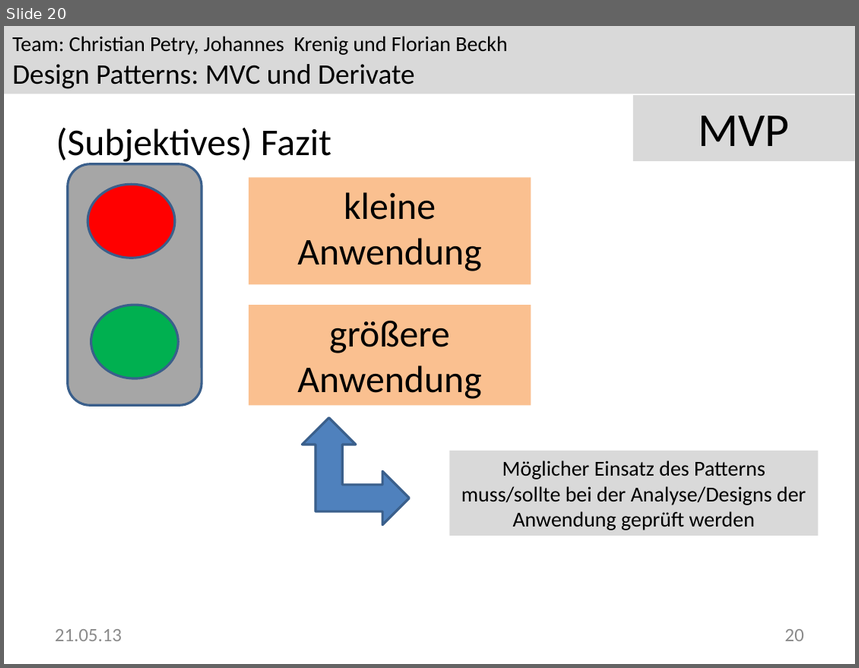
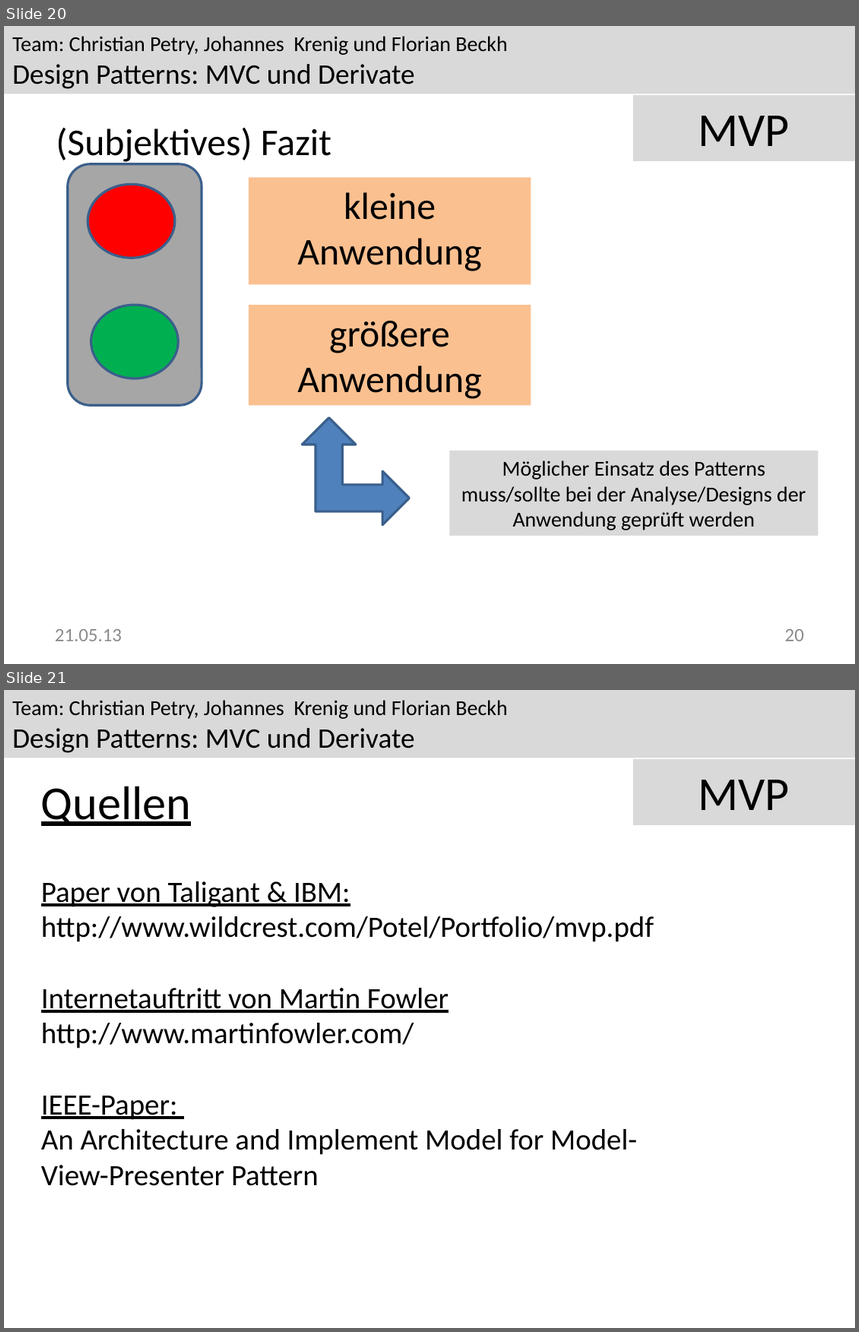
Before and after one commit to Greever/Design-Pattern-MVC, a slide deck: Dokumentation/Praesentation/MVP.pptx. Shown one above the other, each under a label of ours: slide 20 before the commit, slides 20 and 21 after it. The pictures are 859x668 and 859x1332 pixels, drawn with LibreOffice and Linux fonts; fonts in the diff are those of the drawing; background and template pictures are left out. Boxes give left, top, right and bottom in pixels: in the first picture for what was removed or moved away, otherwise in the second. Text is boxed around its words. In the diff, an @@ line names an element or a change of style, - is before the commit and + after.

```diff
--- a/Dokumentation/Praesentation/MVP.pptx
+++ b/Dokumentation/Praesentation/MVP.pptx
@@ slide 21 added at box(4, 690, 855, 1328), background #FFFFFF; not listed: 2 template elements that a slide beside it also shows @@
@@ text added at box(41, 786, 191, 826), 40 pt, text #000000, underline @@
+Quellen
@@ text added at box(41, 882, 654, 1186), 25 pt, text #000000 @@
+Paper von Taligant & IBM:
+http://www.wildcrest.com/Potel/Portfolio/mvp.pdf
+Internetauftritt von Martin Fowler
+http://www.martinfowler.com/
+IEEE-Paper:
+An Architecture and Implement Model for Model-
+View-Presenter Pattern
```
Also in this commit, not shown: 4 slides changed, 3 other files.
